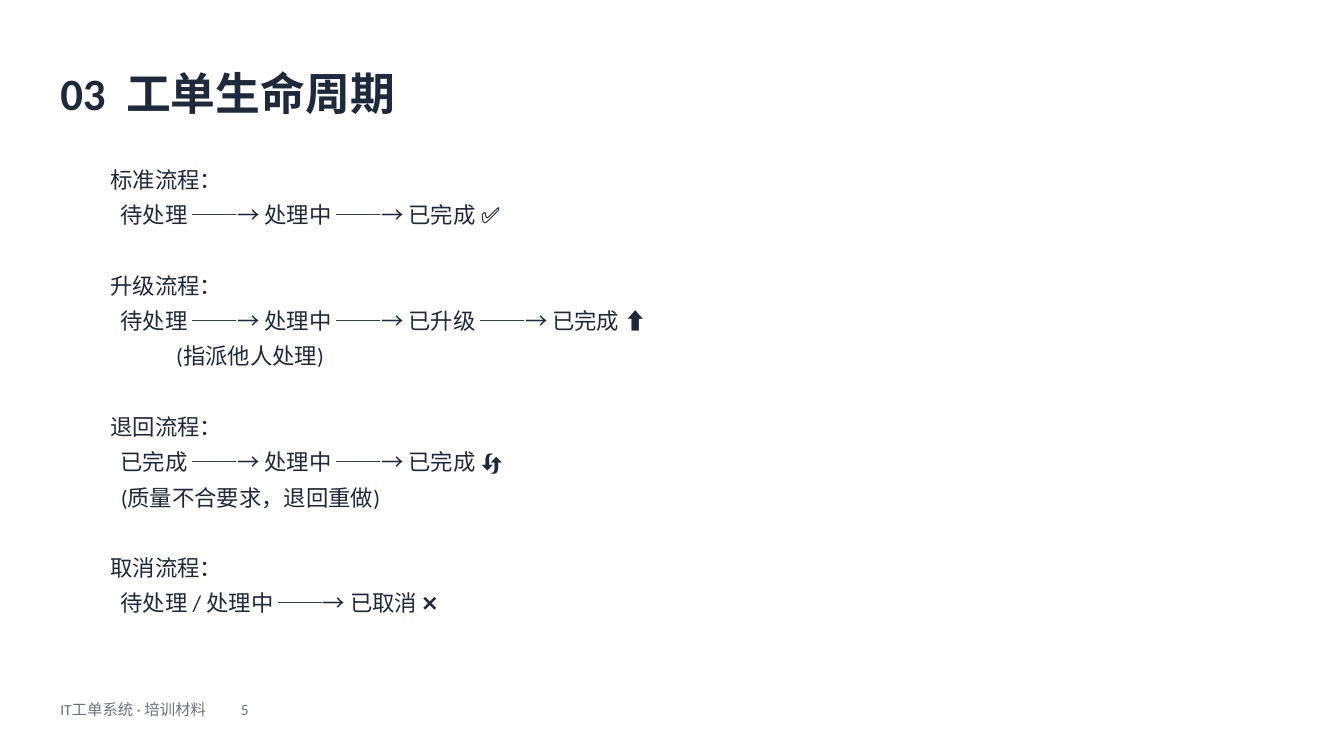
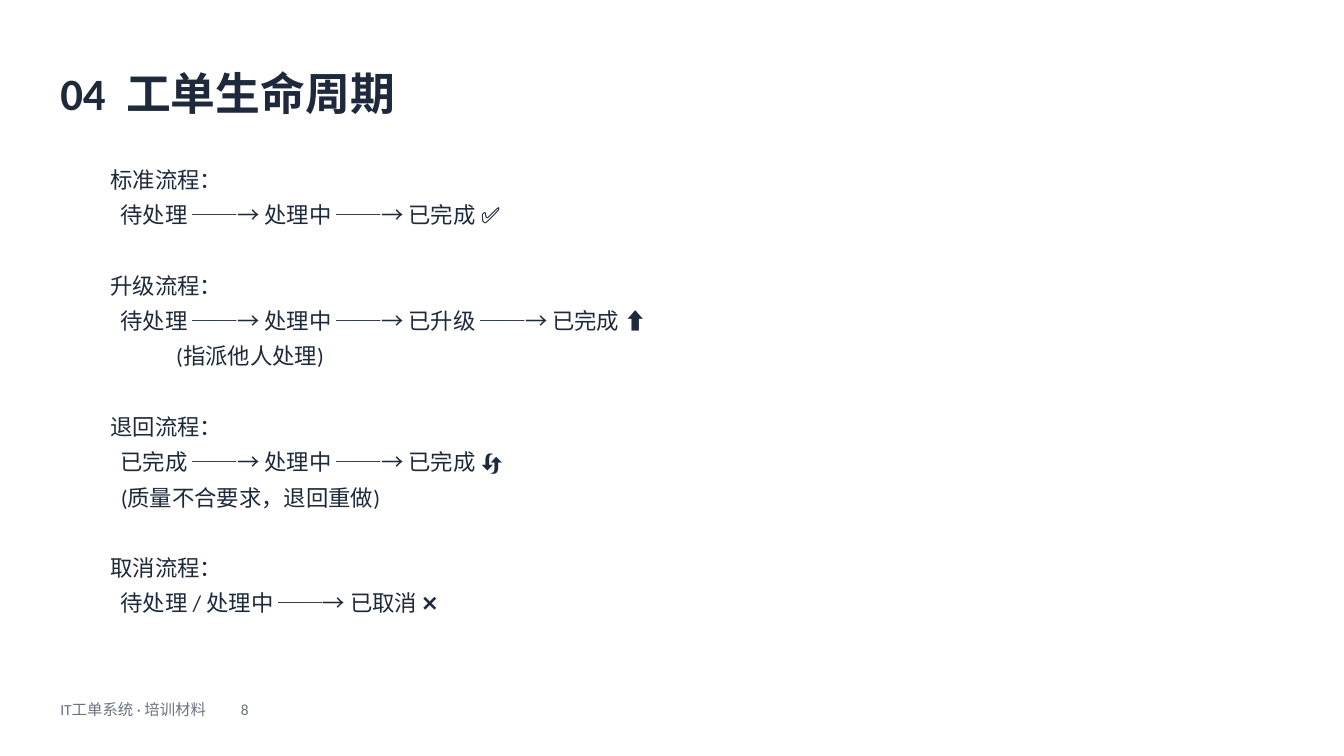
Before and after one commit to vspoptang/it-ticketing, a slide deck: slide 8 of docs/IT工单系统-培训材料.pptx (slide 5 before the commit). Drawn at 1344x756 pixels with LibreOffice and Linux fonts; fonts in the diff are those of the drawing. Boxes give left, top, right and bottom in pixels: in the first picture for what was removed or moved away, otherwise in the second. Text is boxed around its words. In the diff, an @@ line names an element or a change of style, - is before the commit and + after.

```diff
--- a/docs/IT工单系统-培训材料.pptx
+++ b/docs/IT工单系统-培训材料.pptx
@@ text at <box>60,71,395,114</box>: text changed @@
-03 工单生命周期
+04 工单生命周期
@@ text at <box>60,702,249,716</box>: text changed @@
-IT工单系统 · 培训材料 5
+IT工单系统 · 培训材料 8
```
Also in this commit, not shown: 12 other slides changed, 3 slides added, 2 other files.
